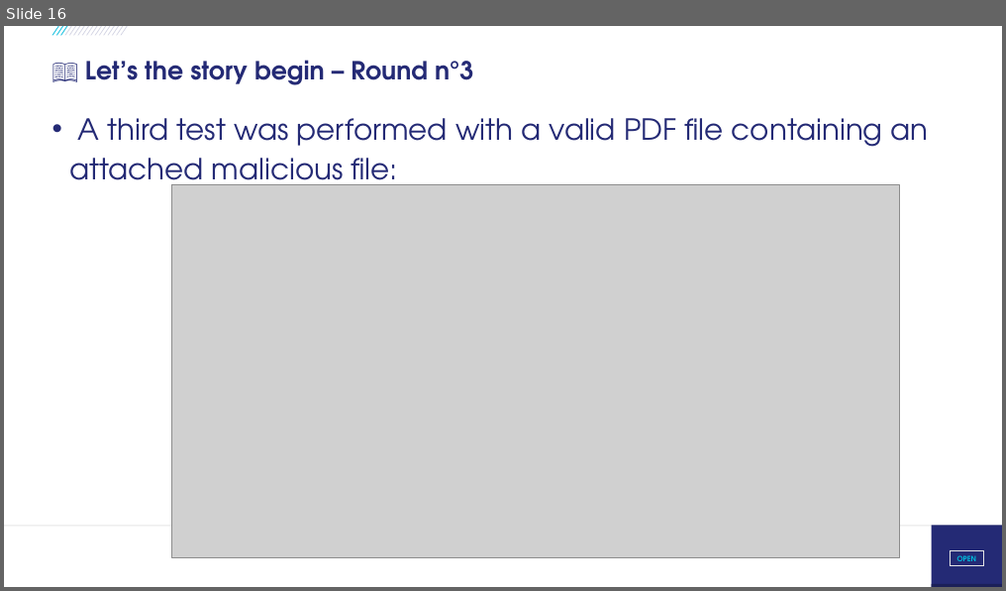
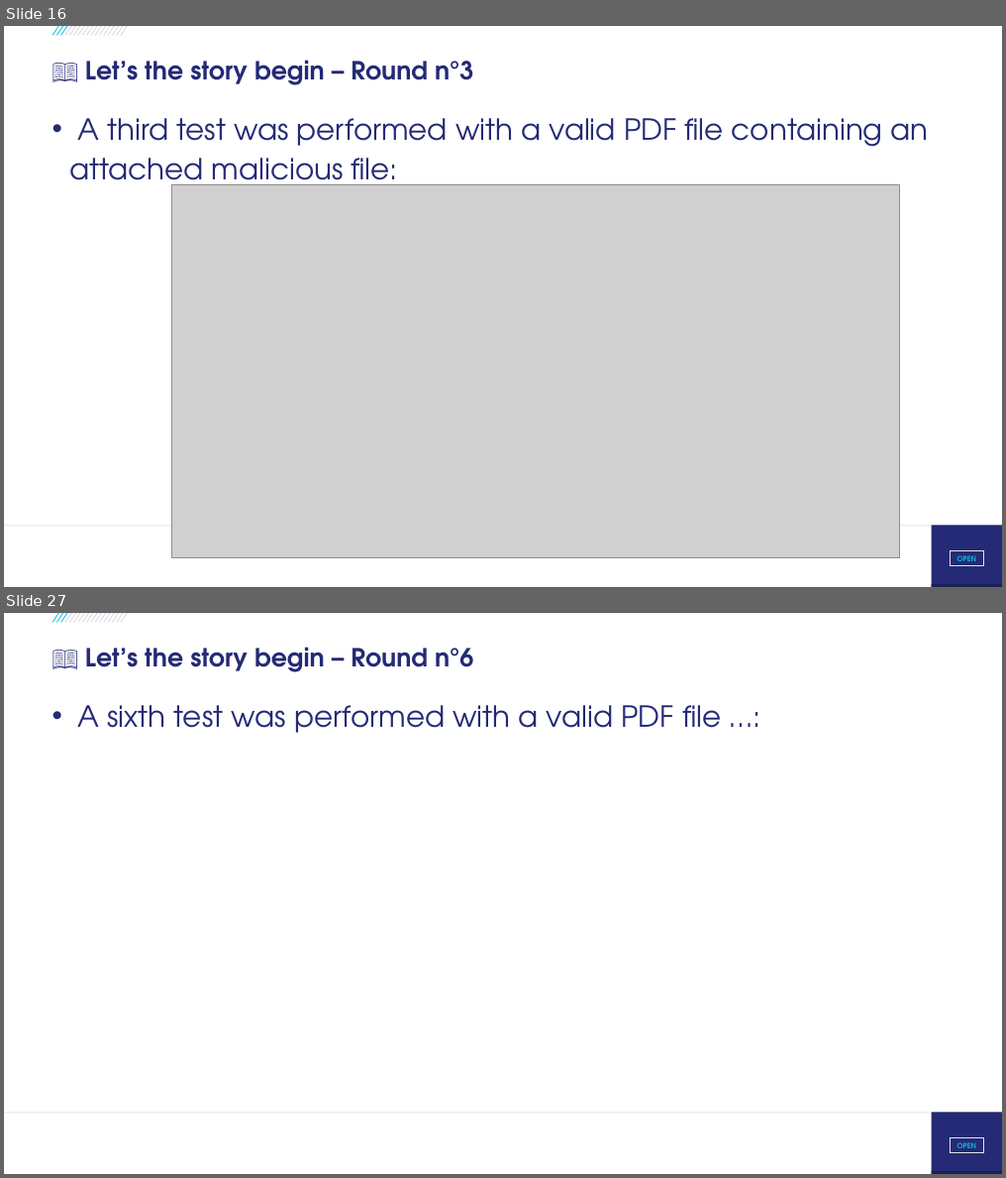
Before and after one commit to righettod/voxxeddays-lux-2026, a slide deck: presentation.pptx. Shown one above the other, each under a label of ours: slide 16 before the commit, slides 16 and 27 after it; the slides between them are not shown. The pictures are 1006x591 and 1006x1178 pixels, drawn with LibreOffice and Linux fonts; fonts in the diff are those of the drawing; grey boxes stand for pictures; background and template pictures are left out. Boxes give left, top, right and bottom in pixels: in the first picture for what was removed or moved away, otherwise in the second. Text is boxed around its words. In the diff, an @@ line names an element or a change of style, - is before the commit and + after.

```diff
--- a/presentation.pptx
+++ b/presentation.pptx
@@ slide 27 added at <box>4,613,1002,1174</box>, background #FFFFFF; not listed: 21 template elements that a slide beside it also shows @@
@@ title added at <box>85,647,473,672</box>, 24 pt, text #242A75, bold @@
+📖 Let’s the story begin – Round n°6
@@ text added at <box>78,705,721,733</box>, 28 pt, text #242A75 @@
+• A sixth test was performed with a valid PDF file …:
```
Also in this commit, not shown: 4 slides changed, 7 other slides added, 3 other files.
